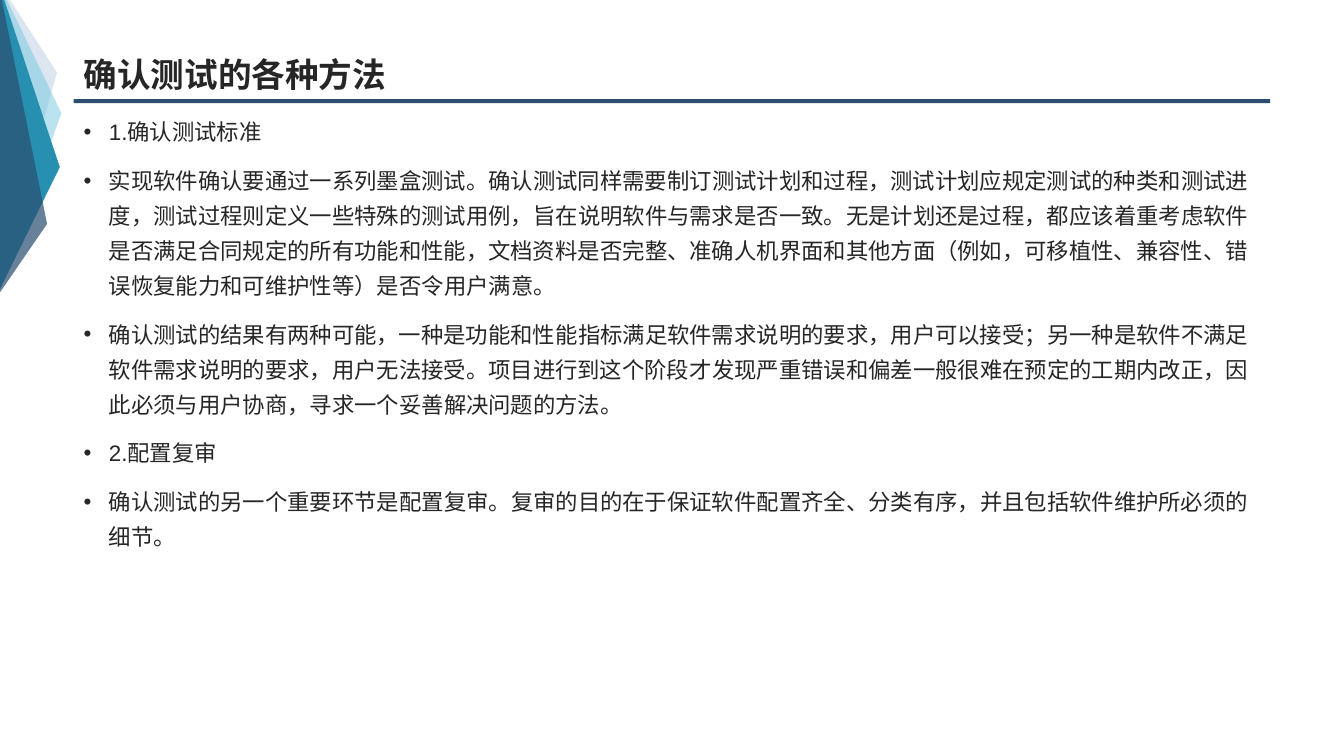
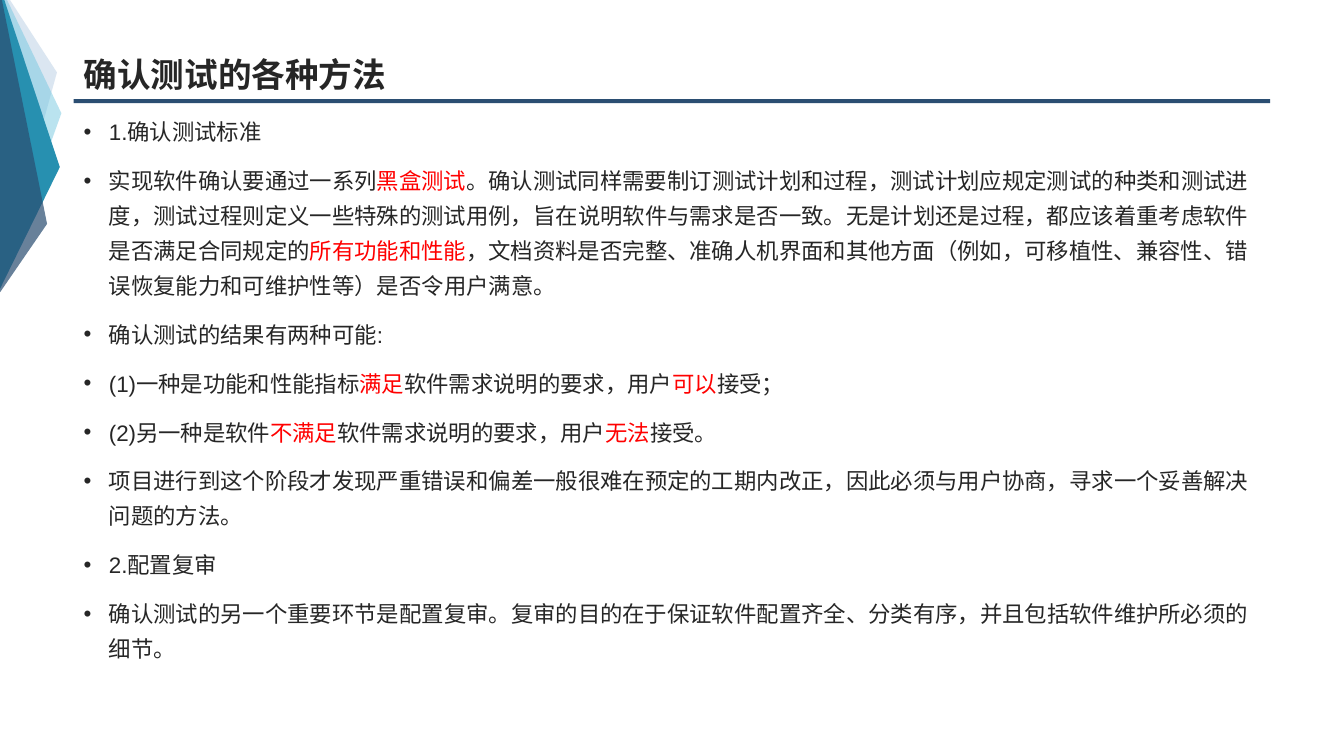
Before and after one commit to group-fourteen/G14-, a slide deck: slide 7 of 翻转课堂/7.5确认测试.ppt. Drawn at 1344x756 pixels with LibreOffice and Linux fonts; fonts in the diff are those of the drawing. Boxes give left, top, right and bottom in pixels: in the first picture for what was removed or moved away, otherwise in the second. Text is boxed around its words. In the diff, an @@ line names an element or a change of style, - is before the commit and + after.

```diff
--- a/翻转课堂/7.5确认测试.ppt
+++ b/翻转课堂/7.5确认测试.ppt
@@ text at <box>109,170,1248,526</box>: text changed @@
-• 实现软件确认要通过一系列墨盒测试。确认测试同样需要制订测试计划和过程，测试计划应规定测试的种类和测试进度，测试过程则定义一些特殊的测试用例，旨在说明软件与需求是否一致。无是计划还是过程，都应该着重考虑软件是否满足合同规定的所有功能和性能，文档资料是否完整、准确人机界面和其他方面（例如，可移植性、兼容性、错误恢复能力和可维护性等）是否令用户满意。
-• 确认测试的结果有两种可能，一种是功能和性能指标满足软件需求说明的要求，用户可以接受；另一种是软件不满足软件需求说明的要求，用户无法接受。项目进行到这个阶段才发现严重错误和偏差一般很难在预定的工期内改正，因此必须与用户协商，寻求一个妥善解决问题的方法。
+• 实现软件确认要通过一系列黑盒测试。确认测试同样需要制订测试计划和过程，测试计划应规定测试的种类和测试进度，测试过程则定义一些特殊的测试用例，旨在说明软件与需求是否一致。无是计划还是过程，都应该着重考虑软件是否满足合同规定的所有功能和性能，文档资料是否完整、准确人机界面和其他方面（例如，可移植性、兼容性、错误恢复能力和可维护性等）是否令用户满意。
+• 确认测试的结果有两种可能:
+• (1)一种是功能和性能指标满足软件需求说明的要求，用户可以接受；
+• (2)另一种是软件不满足软件需求说明的要求，用户无法接受。
+• 项目进行到这个阶段才发现严重错误和偏差一般很难在预定的工期内改正，因此必须与用户协商，寻求一个妥善解决问题的方法。
```
Also in this commit, not shown: 20 other slides changed, 1 slide removed.
